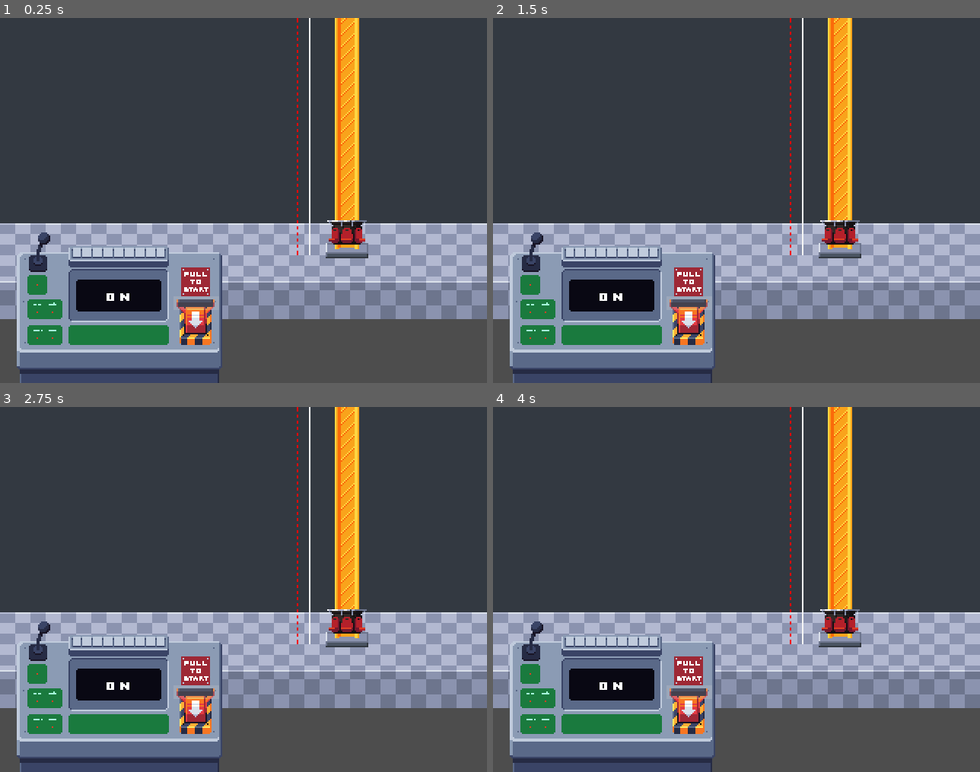
Above: before the commit, frames 1-4 (two rows, left to right).
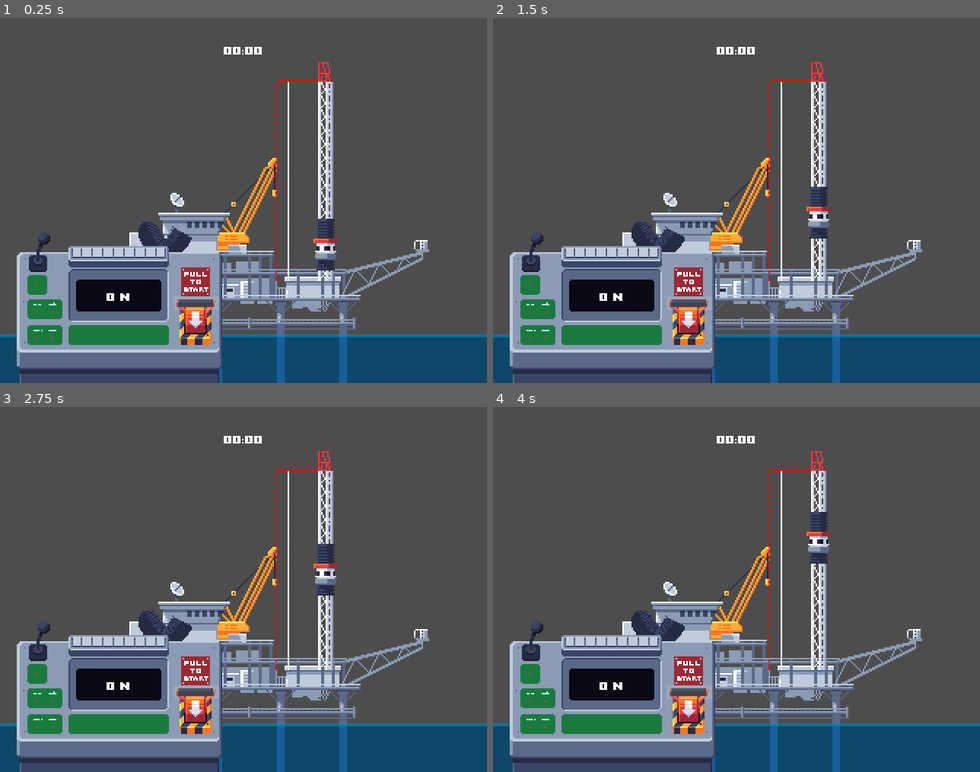
Above: after the commit, the same moments.

Repository: mattismoel/jam-project
Game: Godot game, scene res://scene/level/oil-rig/oil_rig_level.tscn
Same seed, same stepped clock (60 frames per second), same inputs: the game is played once before the commit and once after it. The project has no main scene, so this scene is started directly.
Inputs (mouse positions are in pixels of both pictures, inside the frame that each line leads up to):
- Up to frame 1 (0.25 s): no input
- Up to frame 2 (1.5 s): move the mouse to (843, 182) at 0.52 s; click (843, 182) at 0.6 s; move the mouse to (639, 218) at 1.27 s; click (639, 218) at 1.35 s
- Up to frame 3 (2.75 s): move the mouse to (292, 509) at 2.02 s; click (292, 509) at 2.1 s
- Up to frame 4 (4 s): move the mouse to (712, 662) at 2.77 s; click (712, 662) at 2.85 s; move the mouse to (882, 644) at 3.52 s; click (882, 644) at 3.6 s

The runs differ from the first frame. In frame 1, 81% of the frame differs, in the area x 0-100%, y 0-100%; in frame 2, 81%; in frame 3, 81%; in frame 4, 81%.

Commit message:
nothing...

Diff:
--- a/scene/level/oil-rig/fish.tscn
+++ b/scene/level/oil-rig/fish.tscn
@@ -47,7 +47,7 @@
 [node name="Fish" type="Area2D" node_paths=PackedStringArray("move_component", "_raycast")]
 script = ExtResource("1_rtuta")
 move_component = NodePath("MoveComponent")
-_raycast = NodePath("RayCast2D")
+_raycast = NodePath("")
 
 [node name="VisibleOnScreenNotifier2D" type="VisibleOnScreenNotifier2D" parent="."]
 scale = Vector2(1.2, 0.5)
@@ -62,9 +62,6 @@
 autoplay = "default"
 frame_progress = 0.274106
 
-[node name="RayCast2D" type="RayCast2D" parent="."]
-target_position = Vector2(16, 0)
-
 [node name="MoveComponent" type="Node2D" parent="." node_paths=PackedStringArray("actor")]
 script = ExtResource("3_e2vaq")
 actor = NodePath("..")
--- a/scene/level/oil-rig/fish_pump/states/move.gd
+++ b/scene/level/oil-rig/fish_pump/states/move.gd
@@ -16,5 +16,4 @@
 
   var dir = _rope.start_pos().direction_to(_rope.end_pos())
   _pipe_end.rotation = dir.angle()
-
   pass
--- a/scene/level/stone-age-level/stone_age_gondola.gd
+++ b/scene/level/stone-age-level/stone_age_gondola.gd
@@ -2,6 +2,7 @@
 
 var _acceleration: float = 0
 var _speed: float = 0
+
 
 func _physics_process(delta: float) -> void:
     if _acceleration != 0:
@@ -14,6 +15,7 @@
         if reached_height>tower.tower_stat.height:
             _on_ride_finish()
 
+
 func begin_ride(acceleration: float) -> void:
     _acceleration = acceleration
     print("Gondola going up with acceleration %f" % _acceleration)
--- a/scene/level_manager.tscn
+++ b/scene/level_manager.tscn
@@ -24,3 +24,4 @@
 [node name="LevelManager" type="Node"]
 script = ExtResource("1_ctx24")
 _levels = Array[ExtResource("2_tl2c7")]([SubResource("Resource_0lwy0"), SubResource("Resource_d31kb"), SubResource("Resource_86ded")])
+_auto_load_first_level = false
